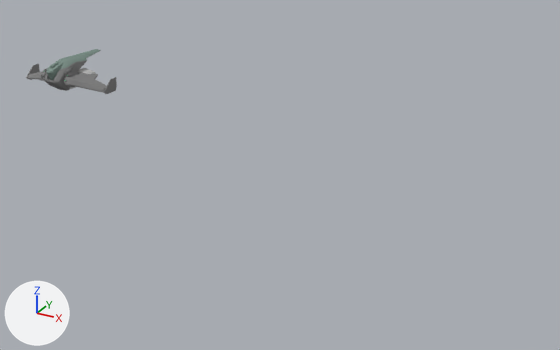
Renders of the Blender file Openhypt/OpenhyptProject/Assets/NPCs/MevNavBots.blend from each side of a commit.
Before and after are seen from a 50 mm lens placed at (8.3, -14.46, 7.23), pointed at (0.94, -1.08, 0.54). Lighting does not change. The marker at lower left points along +X, +Y and +Z.

Before the edit, the objects in view are built like this:
```python
ob_mevnav_battledrone = bpy.data.objects.new('MevNav Battledrone', me_cube)
ob_mevnav_battledrone.location = (-3.0, 0.0, 1.51)
ob_mevnav_cannondrone = bpy.data.objects.new('MevNav Cannondrone', me_cube_003)
ob_mevnav_cannondrone.location = (0.0, 0.0, 1.51)
ob_mevnav_scoutdrone = bpy.data.objects.new('MevNav Scoutdrone', me_cube_002)
ob_mevnav_scoutdrone.location = (-6.0, 0.0, 1.51)
ob_mevnav_shield = bpy.data.objects.new('MevNav Shield', me_cube_001)
ob_mevnav_shield.location = (4.5, -4.0, 1.51)
ob_mevnav_wardrone = bpy.data.objects.new('MevNav Wardrone', me_cube_007)
ob_mevnav_wardrone.location = (4.5, 0.0, 1.51)
```
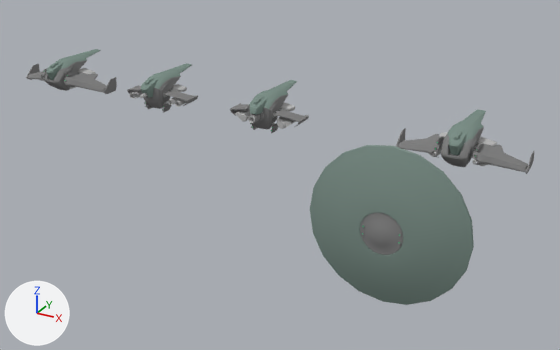
Where the change shows, as pixel boxes (x1, y1, x2, y2) in the pictures (560 x 350 px):
'MevNav Shield', shown: after (310, 145, 474, 305)
'MevNav Wardrone', shown: after (396, 109, 535, 174)
'MevNav Cannondrone', shown: after (230, 80, 309, 134)
'MevNav Battledrone', shown: after (127, 63, 198, 113)

The change, as a list of edits to the scene's bpy script:
```text
Change ob_mevnav_shield:
    remove ob_mevnav_shield.hide_viewport = True
Change ob_mevnav_wardrone:
    remove ob_mevnav_wardrone.hide_viewport = True
Change ob_mevnav_cannondrone:
    remove ob_mevnav_cannondrone.hide_viewport = True
Change ob_mevnav_battledrone:
    remove ob_mevnav_battledrone.hide_viewport = True
```
